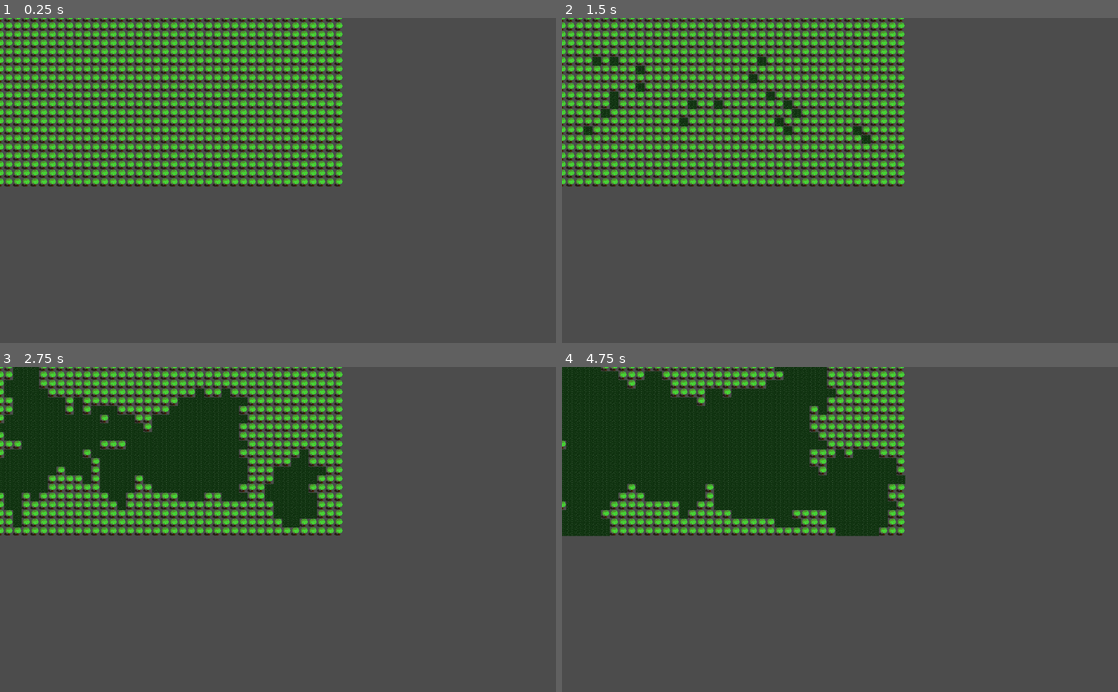
Above: before the commit, frames 1-4 (two rows, left to right).
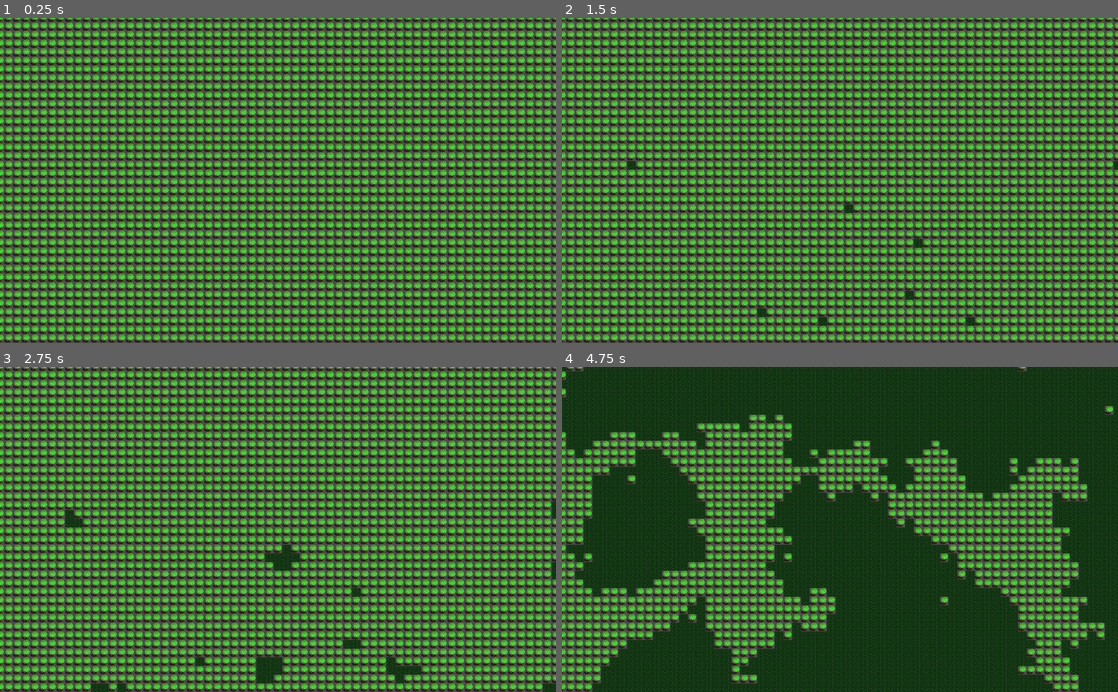
Above: after the commit, the same moments.

Repository: JamCamAbreu/AemonsNook
Game: Godot game, scene res://World/n2_world.tscn
Two runs of this game, one before a commit and one after it. Both use one fixed random seed, a clock stepped at 60 frames per second and the inputs below.
Inputs (mouse positions are in pixels of both pictures, inside the frame that each line leads up to):
- Up to frame 1 (0.25 s): no input
- Up to frame 2 (1.5 s): tap Enter at 0.5 s; move the mouse to (962, 164) at 0.52 s; tap Space at 1.25 s; move the mouse to (728, 196) at 1.27 s
- Up to frame 3 (2.75 s): move the mouse to (333, 458) at 2.02 s
- Up to frame 4 (4.75 s): move the mouse to (812, 594) at 2.77 s; tap Enter at 3.5 s; move the mouse to (1006, 578) at 3.52 s; move the mouse to (673, 480) at 4.27 s

The runs differ from the first frame. In frame 1, 40% of the frame differs, in the area x 0-100%, y 0-100%; in frame 2, 41%; in frame 3, 54%; in frame 4, 74%.

Commit message:
Map Generation 1: seedSide
+ added dirt tile
+ new seedSide method for seeding top, right, left, or bottom side of
map

Diff:
--- a/AemonsNook/World/n2_tile.tscn
+++ b/AemonsNook/World/n2_tile.tscn
@@ -1,16 +1,16 @@
-[gd_scene load_steps=6 format=2]
+[gd_scene load_steps=7 format=2]
 
 [ext_resource path="res://World/scripts/n2_tile.gd" type="Script" id=1]
-[ext_resource path="res://World/textures/te_treeTile.tres" type="Texture" id=2]
+[ext_resource path="res://World/textures/te_grassTile.tres" type="Texture" id=2]
 [ext_resource path="res://World/textures/te_waterTile.tres" type="Texture" id=3]
-[ext_resource path="res://World/textures/te_grassTile.tres" type="Texture" id=4]
-
+[ext_resource path="res://World/textures/te_treeTile.tres" type="Texture" id=4]
+[ext_resource path="res://World/textures/te_dirtTile.tres" type="Texture" id=5]
 
 [sub_resource type="SpriteFrames" id=1]
 animations = [ {
 "frames": [ ExtResource( 2 ) ],
 "loop": true,
-"name": "tree",
+"name": "grass",
 "speed": 5.0
 }, {
 "frames": [ ExtResource( 3 ) ],
@@ -20,7 +20,12 @@
 }, {
 "frames": [ ExtResource( 4 ) ],
 "loop": true,
-"name": "grass",
+"name": "tree",
+"speed": 5.0
+}, {
+"frames": [ ExtResource( 5 ) ],
+"loop": true,
+"name": "dirt",
 "speed": 5.0
 } ]
 
@@ -29,4 +34,4 @@
 
 [node name="sprite" type="AnimatedSprite" parent="."]
 frames = SubResource( 1 )
-animation = "grass"
+animation = "dirt"
--- a/AemonsNook/World/n2_tiles.gd
+++ b/AemonsNook/World/n2_tiles.gd
@@ -1,11 +1,13 @@
 extends Node2D
 
 # get enum from tile:
-const tileScript = preload("res://World/scripts/n2_tile.gd")
+const TILE_SCRIPT = preload("res://World/scripts/n2_tile.gd")
 
-var WIDE = 40
-var TALL = 20
+var WIDE = 80
+var TALL = 60
 var tiles = []
+
+enum MAPSIDE { TOP, RIGHT, BOTTOM, LEFT }
 
 onready var t = get_node("tileTimer")
 
@@ -16,13 +18,20 @@
 
 # Called when the node enters the scene tree for the first time.
 func _ready():
-	_generateTiles(tileScript.tileType.tree)
+	_generateTiles(TILE_SCRIPT.TILETYPE.TREE)
 	_wait(1)
 	yield(t, "timeout")
-	_seed(tileScript.tileType.grass, 20)
+	_seedCenter(TILE_SCRIPT.TILETYPE.GRASS, 20)
 	_wait(1)
 	yield(t, "timeout")
-	_growType(tileScript.tileType.grass, 7)
+	_growType(TILE_SCRIPT.TILETYPE.GRASS, 7)
+	_wait(1)
+	yield(t, "timeout")
+	_seedSide(TILE_SCRIPT.TILETYPE.GRASS, MAPSIDE.TOP, 20)
+	_seedSide(TILE_SCRIPT.TILETYPE.GRASS, MAPSIDE.TOP, 20)
+	_wait(1)
+	yield(t, "timeout")
+	_growType(TILE_SCRIPT.TILETYPE.GRASS, 3)
 
 
 func _generateTiles(type):
@@ -39,8 +48,7 @@
 			add_child(newTile)
 			tiles[r][c] = newTile
 
-
-func _seed(type, amount):
+func _seedCenter(type, amount):
 	randomize()
 	var centerX = WIDE/2
 	var centerY = TALL/2
@@ -51,6 +59,20 @@
 		var ranY = centerY + ((randi() % reachY) - reachY/2)
 		tiles[ranY][ranX].setType(type)
 
+func _seedSide(type, side, amount):
+	match (side):
+		MAPSIDE.TOP:
+			var maxVariance = int(TALL/10)
+			for a in amount:
+				var variance = randi() % maxVariance
+				var posX = (WIDE/amount)*a
+				tiles[0 + variance][posX].setType(type)
+		MAPSIDE.RIGHT:
+			var thing = 2
+		MAPSIDE.BOTTOM:
+			var thing = 2
+		MAPSIDE.LEFT:
+			var thing = 2
 
 func _growType(type, passes):
 
--- a/AemonsNook/World/scripts/n2_tile.gd
+++ b/AemonsNook/World/scripts/n2_tile.gd
@@ -1,17 +1,19 @@
 extends Node2D
 
-enum tileType { grass, water, tree}
+enum TILETYPE { GRASS, WATER, TREE, DIRT}
 
-var type = tileType.grass
+var type = TILETYPE.GRASS
 
 func _setTexture(type):
 	match (type):
-		tileType.grass:
+		TILETYPE.GRASS:
 			get_node("sprite").set_animation("grass")
-		tileType.water:
+		TILETYPE.WATER:
 			get_node("sprite").set_animation("water")
-		tileType.tree:
+		TILETYPE.TREE:
 			get_node("sprite").set_animation("tree")
+		TILETYPE.DIRT:
+			get_node("sprite").set_animation("dirt")
 
 func setType(_type):
 	type = _type
--- /dev/null
+++ b/AemonsNook/World/textures/te_dirtTile.tres
@@ -0,0 +1,6 @@
+[gd_resource type="AnimatedTexture" load_steps=2 format=2]
+
+[ext_resource path="res://Resources/Textures/spr_dirt.png" type="Texture" id=1]
+
+[resource]
+frame_0/texture = ExtResource( 1 )
Binary file added: AemonsNook/Resources/Textures/spr_dirt.png
Not shown, added: AemonsNook/Resources/Textures/spr_dirt.png.import
Not shown, added: Art/proto/spr_dirt.png
